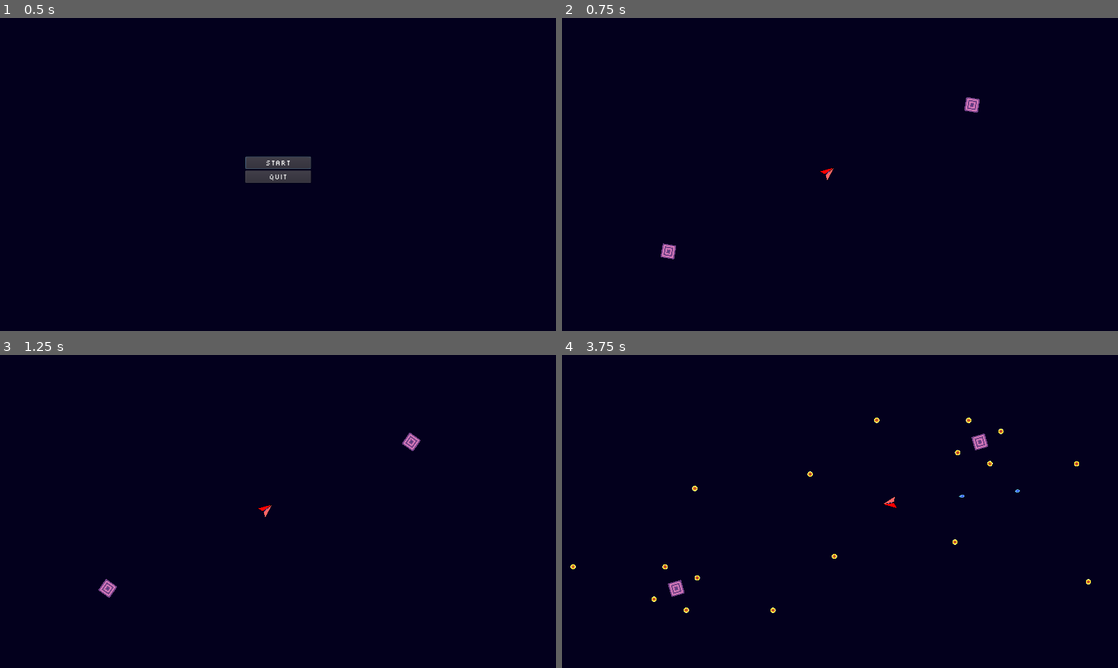
Above: before the commit, frames 1-4 (two rows, left to right).
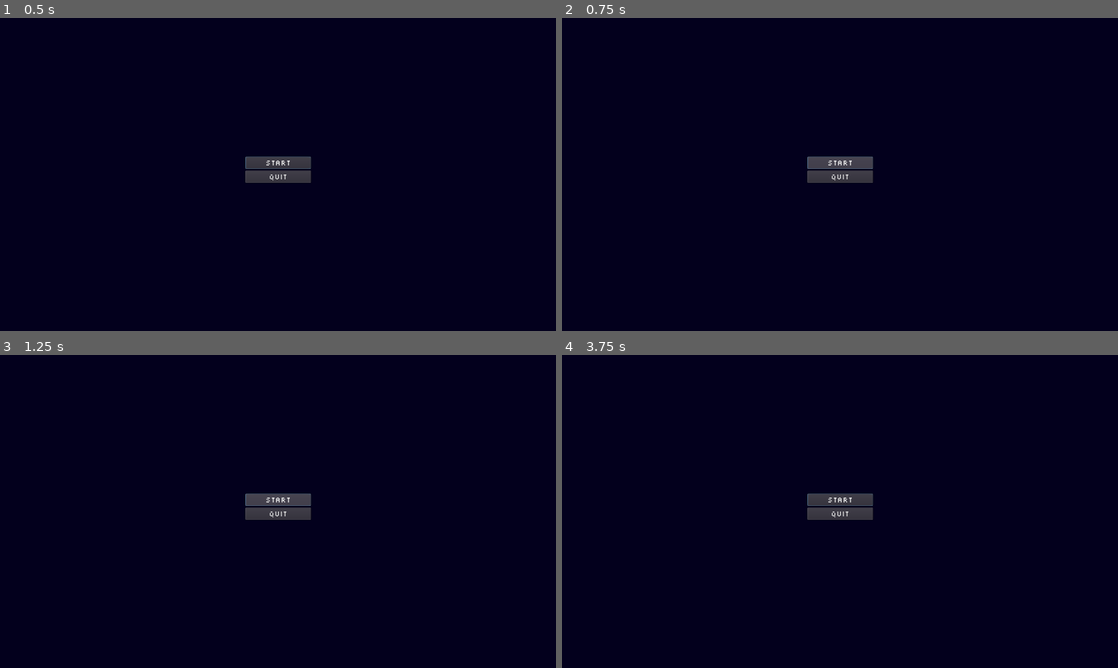
Above: after the commit, the same moments.

Repository: AaronFacoline/ArcticGameJam-2022-08
Game: Godot game, scene res://StartMenu.tscn
Same seed, same stepped clock (60 frames per second), same inputs: the game is played once before the commit and once after it.
Inputs (mouse positions are in pixels of both pictures, inside the frame that each line leads up to):
- Up to frame 1 (0.5 s): no input
- Up to frame 2 (0.75 s): click "Start" at 0.5 s
- Up to frame 3 (1.25 s): no input
- Up to frame 4 (3.75 s): click (840, 498) at 1.25 s, where only the run after the commit has a clickable "Start"; click (840, 498) at 2 s, where only the run after the commit has a clickable "Start"; move the mouse to (962, 495) at 2.77 s; hold Space (move) 2.78-3.53 s; move the mouse to (728, 527) at 3.52 s; tap Space (move) at 3.6 s

Frame 1 is identical in both runs. In frame 2, 1.2% of the frame differs, in the area x 17-76%, y 25-78%; in frame 3, 1.2%; in frame 4, 1.5%, in the area x 1-96%, y 20-83%.

Commit message:
POC done

Diff:
--- a/SpaceGame/World.tscn
+++ b/SpaceGame/World.tscn
@@ -1,15 +1,10 @@
 [gd_scene load_steps=3 format=2]
 
 [ext_resource path="res://characters/player/Player.tscn" type="PackedScene" id=1]
-[ext_resource path="res://characters/Enemies/square.tscn" type="PackedScene" id=2]
+[ext_resource path="res://World.gd" type="Script" id=2]
 
 [node name="World" type="Node2D"]
+script = ExtResource( 2 )
 
 [node name="Player" parent="." instance=ExtResource( 1 )]
 position = Vector2( 614, 354 )
-
-[node name="Square" parent="." instance=ExtResource( 2 )]
-position = Vector2( 244, 537 )
-
-[node name="Square2" parent="." instance=ExtResource( 2 )]
-position = Vector2( 943, 200 )
--- a/SpaceGame/characters/Enemies/square.gd
+++ b/SpaceGame/characters/Enemies/square.gd
@@ -3,6 +3,7 @@
 const projectilePath = preload("res://characters/Enemies/projectile.tscn")
 
 var destination = Vector2()
+var speed = 1.4
 #onready var collision = $CollisionPolygon2D
 
 func _ready():
@@ -18,7 +19,8 @@
 	rotate(0.015)
 
 func _physics_process(delta):
-	var collision = move_and_collide(Vector2(0000.1,0))
+	destination = get_parent().get_node("Player").position
+	var collision = move_and_collide(position.direction_to(destination) * speed)
 	if collision:
 		queue_free()
 
